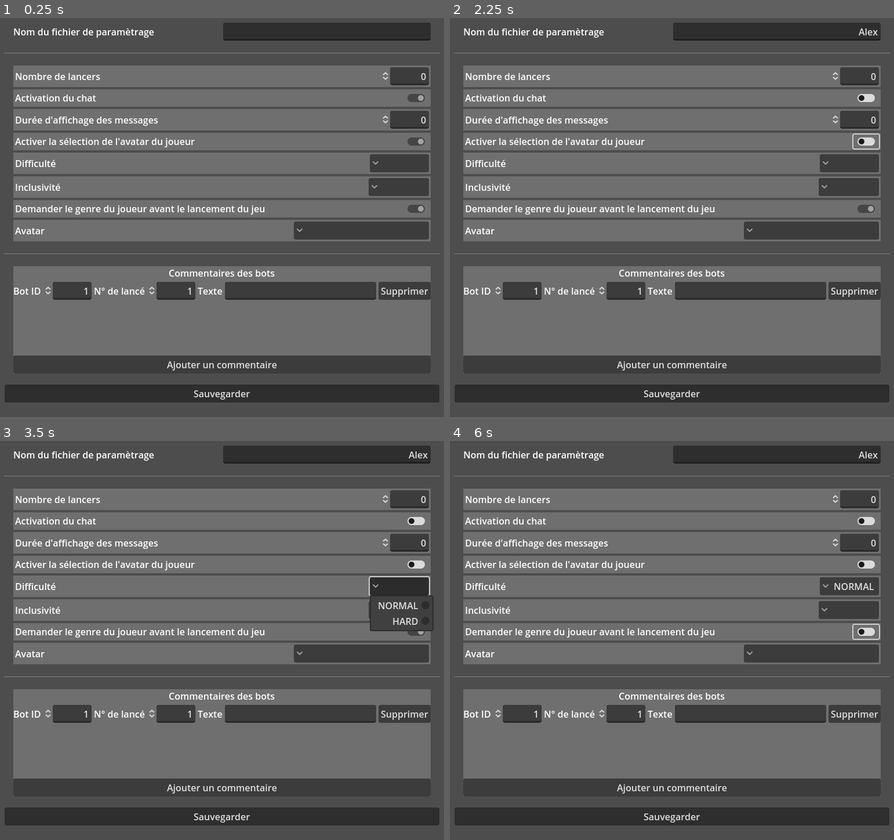
Above: before the commit, frames 1-4 (two rows, left to right).
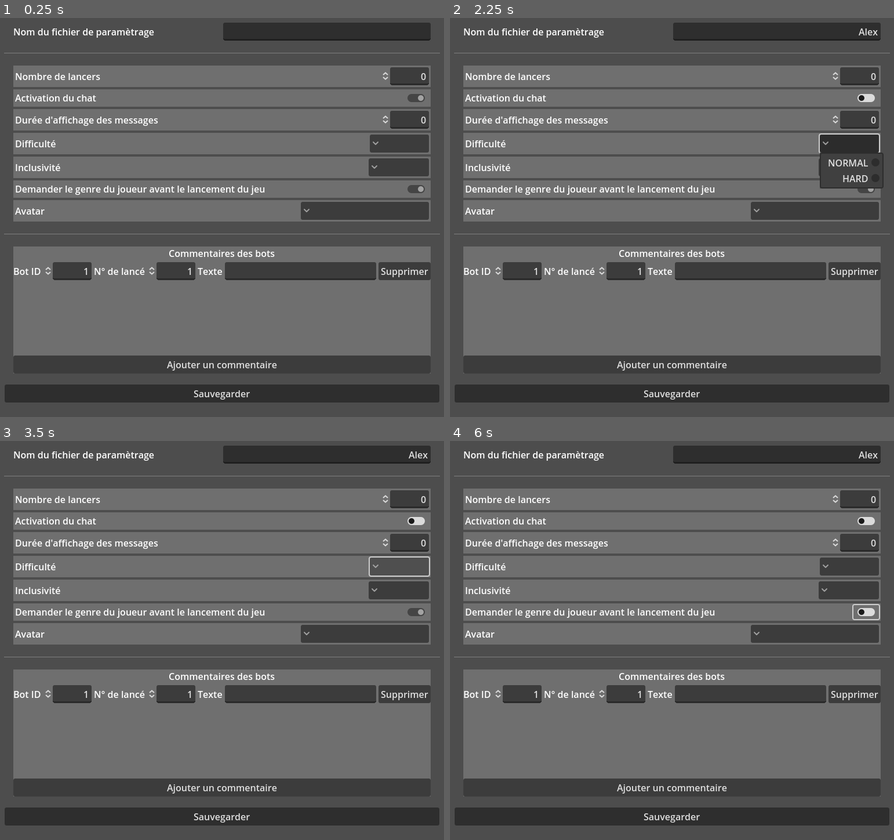
Above: after the commit, the same moments.

Repository: MrSoubi/CyberBall_Configurator
Game: Godot game, scene res://Scenes/application.tscn
Two runs of this game, one before a commit and one after it. Both use one fixed random seed, a clock stepped at 60 frames per second and the inputs below.
Inputs (mouse positions are in pixels of both pictures, inside the frame that each line leads up to; where the layout moved, square brackets give the same spot in the first picture):
- Up to frame 1 (0.25 s): no input
- Up to frame 2 (2.25 s): click (778, 29) at 0.52 s; type "Alex" at 0.6 s; click (867, 97) at 1.25 s; click (867, 141) at 2.02 s
- Up to frame 3 (3.5 s): click (399, 564) [399, 584] at 2.75 s
- Up to frame 4 (6 s): click (849, 588) [849, 608] at 3.5 s; click (849, 564) [849, 584] at 4.25 s; click (849, 564) [849, 584] at 5 s; click (867, 612) [867, 632] at 5.75 s

The runs differ from the first frame. In frame 1, 18% of the frame differs, in the area x 0-100%, y 29-71%; in frame 2, 19%; in frame 3, 19%; in frame 4, 19%.

Commit message:
Fix avatar selection

Diff:
--- a/Scenes/UI.tscn
+++ b/Scenes/UI.tscn
@@ -150,6 +150,7 @@
 update_on_text_changed = true
 
 [node name="AvatarSelectionContainer" type="PanelContainer" parent="PanelContainer/MarginContainer/VBoxContainer/MarginContainer2/GridContainer"]
+visible = false
 layout_mode = 2
 size_flags_horizontal = 3
 theme_override_styles/panel = ExtResource("2_wq5q2")
@@ -281,38 +282,12 @@
 [node name="AvatarChoice" type="OptionButton" parent="PanelContainer/MarginContainer/VBoxContainer/MarginContainer2/GridContainer/AvatarContainer/MarginContainer/Avatar"]
 layout_direction = 3
 layout_mode = 2
-item_count = 16
-popup/item_0/text = "Homme 1"
-popup/item_1/text = "Homme 2"
+item_count = 3
+popup/item_0/text = "Libre"
+popup/item_1/text = "Homme Hypersexualisé"
 popup/item_1/id = 1
-popup/item_2/text = "Homme 3"
+popup/item_2/text = "Femme Hypersexualisée"
 popup/item_2/id = 2
-popup/item_3/text = "Homme 4"
-popup/item_3/id = 3
-popup/item_4/text = "Femme 1"
-popup/item_4/id = 4
-popup/item_5/text = "Femme 2"
-popup/item_5/id = 5
-popup/item_6/text = "Femme 3"
-popup/item_6/id = 6
-popup/item_7/text = "Femme 4"
-popup/item_7/id = 8
-popup/item_8/text = "Homme hypersexualisé 1"
-popup/item_8/id = 9
-popup/item_9/text = "Homme hypersexualisé 2"
-popup/item_9/id = 10
-popup/item_10/text = "Homme hypersexualisé 3"
-popup/item_10/id = 11
-popup/item_11/text = "Homme hypersexualisé 4"
-popup/item_11/id = 12
-popup/item_12/text = "Femme hypersexualisée 1"
-popup/item_12/id = 13
-popup/item_13/text = "Femme hypersexualisée 2"
-popup/item_13/id = 14
-popup/item_14/text = "Femme hypersexualisée 3"
-popup/item_14/id = 15
-popup/item_15/text = "Femme hypersexualisée 4"
-popup/item_15/id = 16
 
 [node name="HSeparator2" type="HSeparator" parent="PanelContainer/MarginContainer/VBoxContainer"]
 layout_mode = 2
--- a/Scripts/Resources/game_settings.gd
+++ b/Scripts/Resources/game_settings.gd
@@ -4,22 +4,9 @@
 enum difficulty_mode {NORMAL, HARD}
 enum inclusivity_mode {INCLUSIF, EXCLUSIF}
 enum avatar {
-	HOMME1,
-	HOMME2,
-	HOMME3,
-	HOMME4,
-	FEMME1,
-	FEMME2,
-	FEMME3,
-	FEMME4,
-	HOMMEHYPERSEXUALISE1,
-	HOMMEHYPERSEXUALISE2,
-	HOMMEHYPERSEXUALISE3,
-	HOMMEHYPERSEXUALISE4,
-	FEMMEHYPERSEXUALISE1,
-	FEMMEHYPERSEXUALISE2,
-	FEMMEHYPERSEXUALISE3,
-	FEMMEHYPERSEXUALISE4
+	LIBRE,
+	HOMME_HYPERSEXUALISE,
+	FEMME_HYPERSEXUALISEE
 }
 
 @export var setting_name: String
Not shown, added: Build/CyberBall_Configurator.console.exe
Not shown, added: Build/CyberBall_Configurator.exe
